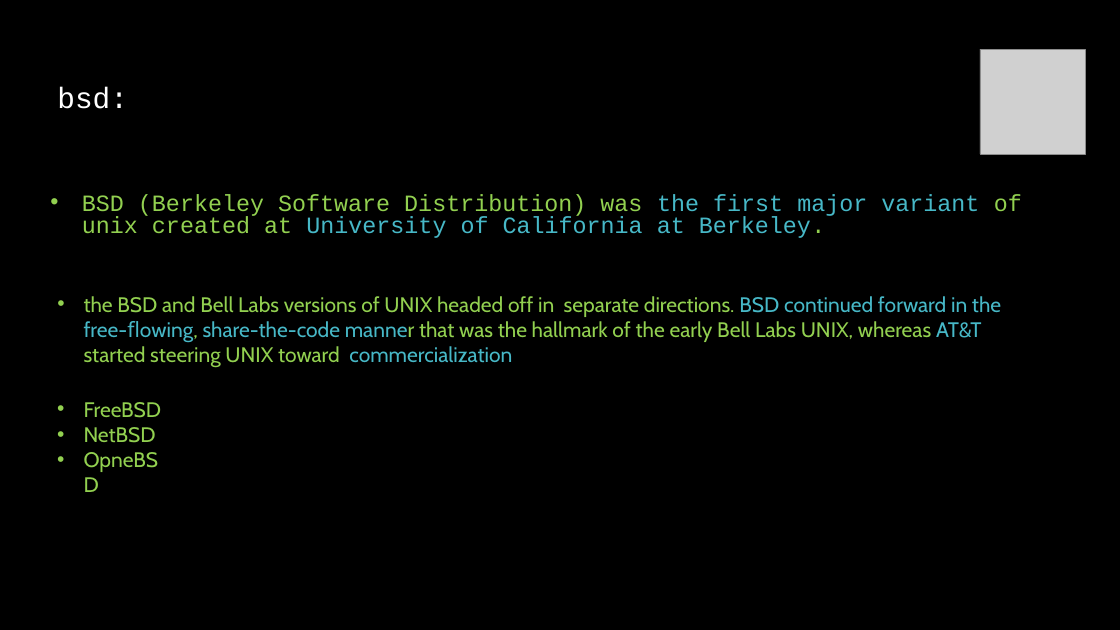
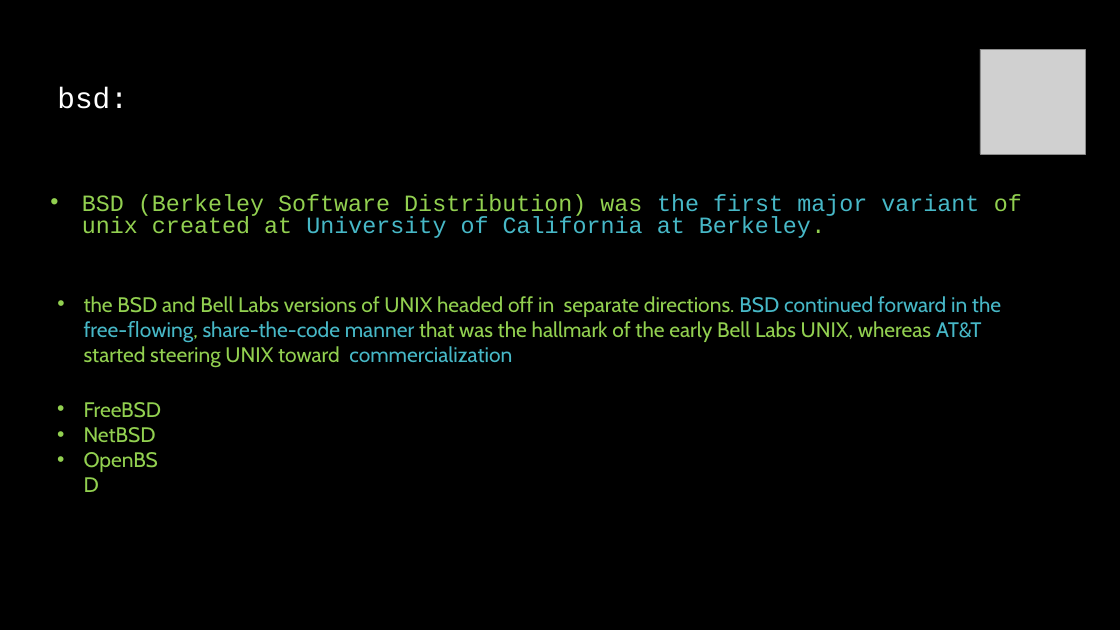
Before and after one commit to linuxfestival/introduction-to-linux-resources, a slide deck: slide 8 of PowerPoint/amirkabir_linux_festival.pptx. Drawn at 1120x630 pixels with LibreOffice and Linux fonts; fonts in the diff are those of the drawing; grey boxes stand for pictures. Boxes give left, top, right and bottom in pixels: in the first picture for what was removed or moved away, otherwise in the second. Text is boxed around its words. In the diff, an @@ line names an element or a change of style, - is before the commit and + after.

```diff
--- a/PowerPoint/amirkabir_linux_festival.pptx
+++ b/PowerPoint/amirkabir_linux_festival.pptx
@@ text "the BSD and Bell Labs ..." at [84, 296, 1001, 368]: text colour #92D050 to #47B8C7 in "manner" @@
@@ text at [84, 402, 162, 443]: text changed @@
-• OpneBSD
+• OpenBSD
```
Also in this commit, not shown: 1 other slide changed.
